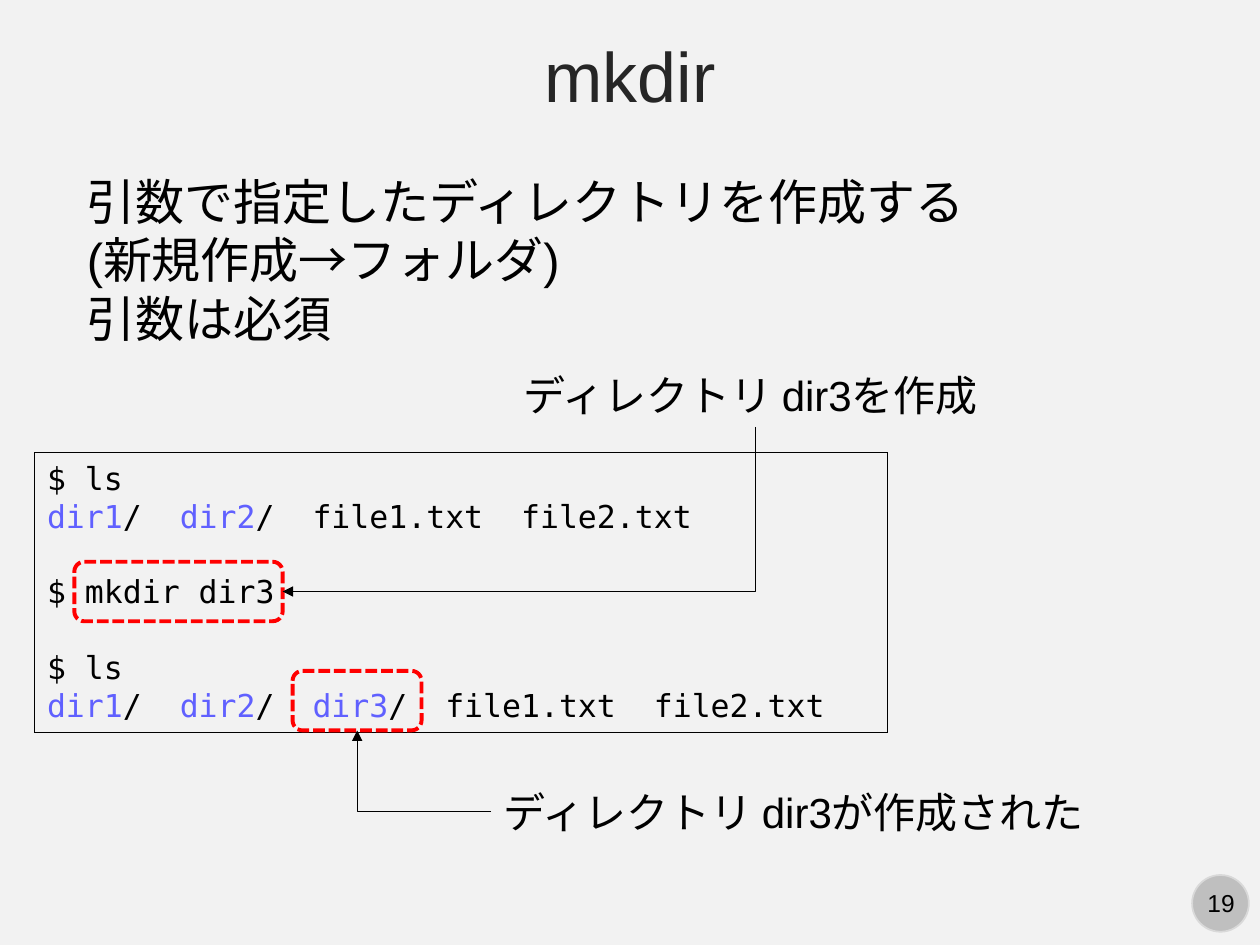
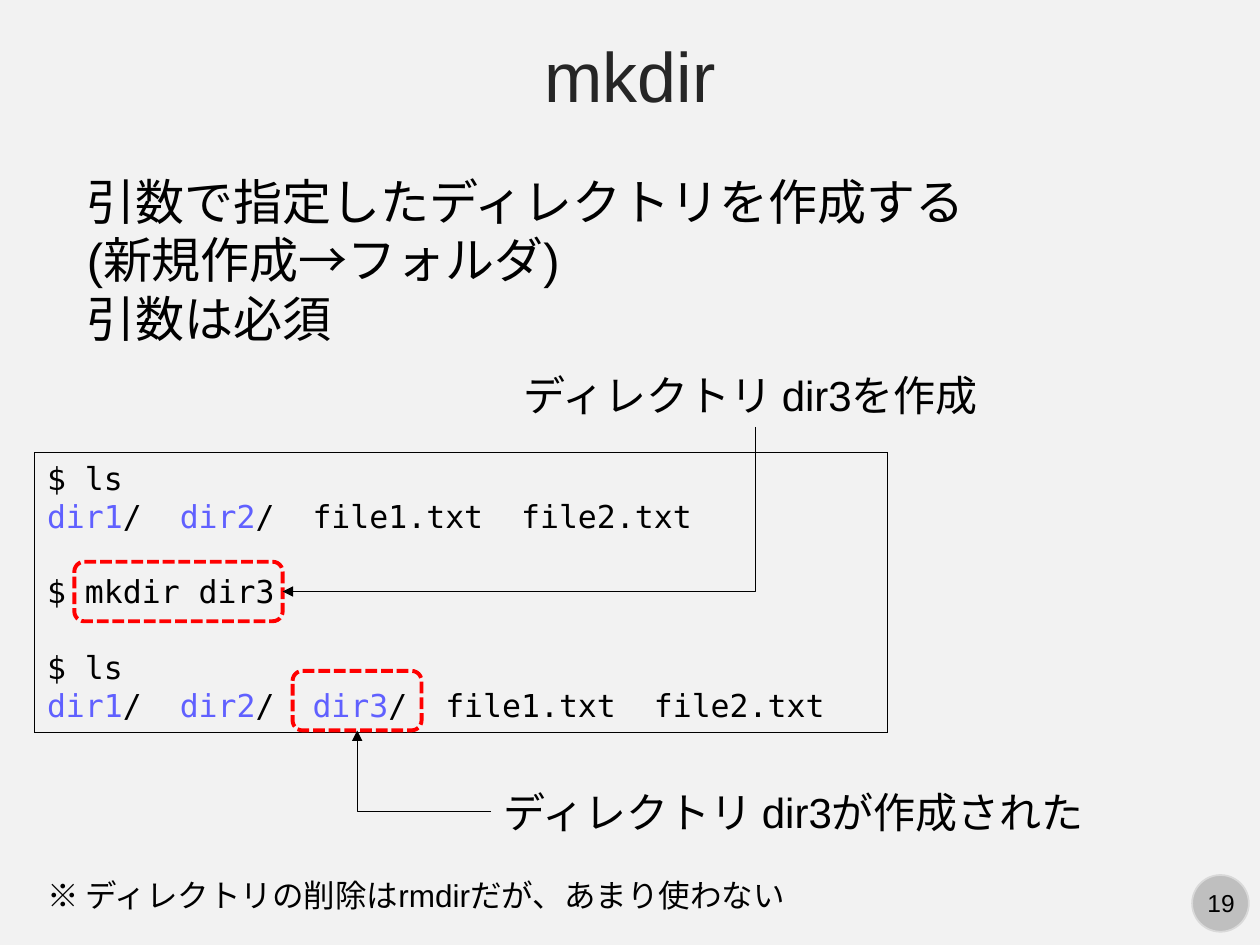
Before and after one commit to kaityo256/github, a slide deck: slide 19 of command/fig/slide.pptx. Drawn at 1260x945 pixels with LibreOffice and Linux fonts; fonts in the diff are those of the drawing. Boxes give left, top, right and bottom in pixels: in the first picture for what was removed or moved away, otherwise in the second. Text is boxed around its words. In the diff, an @@ line names an element or a change of style, - is before the commit and + after.

Commit message:
updates slide

```diff
--- a/command/fig/slide.pptx
+++ b/command/fig/slide.pptx
@@ text added at (86,880,785,910), 18 pt, text #000000 @@
+※ ディレクトリの削除はrmdirだが、あまり使わない
```
Also in this commit, not shown: 9 slides added.
